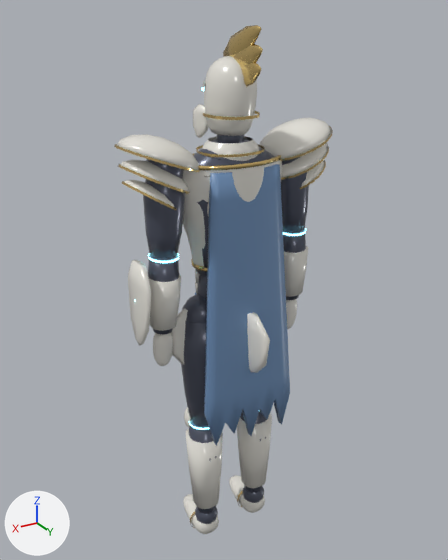
What one commit did to the FBX model assets/export/enemies/sky_citadel/GildedSentinel.fbx.
Before and after are seen from a 50 mm lens placed at (21.19, 1.93, 2.21), pointed at (20.01, -0.04, 1.22). Arrows for +X, +Y and +Z are at lower left; the lights stay in place. The older version comes first.

Objects in the first picture: 'GildedSentinel_Armour', 'GildedSentinel_Body' and 1 more.
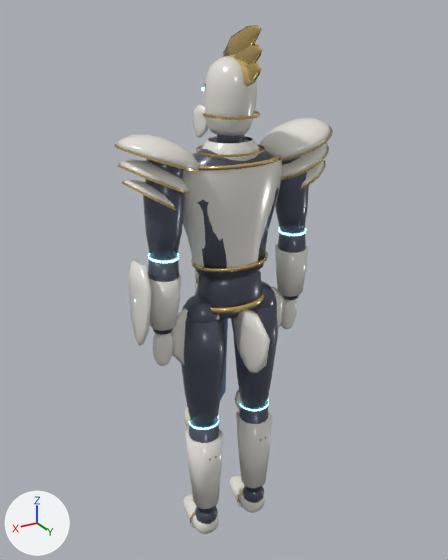
Where the change shows, as pixel boxes (x1, y1, x2, y2) in the pictures (448 x 560 px):
part 1 of me_gildedsentinel_armour, deleted (blue): before (204, 164, 290, 446)

The change, as a list of edits to the scene's bpy script:
```text
Change me_gildedsentinel_armour:
    used by ob_gildedsentinel_armour; location = (20.0, 0.0, 0.01)
    remove me_gildedsentinel_armour.from_pydata(...)  # 4072 vertices, 3670 faces; spans x -0.44..0.44, y -0.22..0.28, z 0.17..2.16
    add me_gildedsentinel_armour.from_pydata(...)  # 3762 vertices, 3364 faces; spans x -0.44..0.44, y -0.22..0.28, z 0.17..2.16
    me_gildedsentinel_armour part 1: the loose piece of 242 vertices spanning x -0.2..0.2, y 0.09..0.17, z 0.58..1.69 is deleted
    other edits to the shape of me_gildedsentinel_armour do not show in these pictures
```
